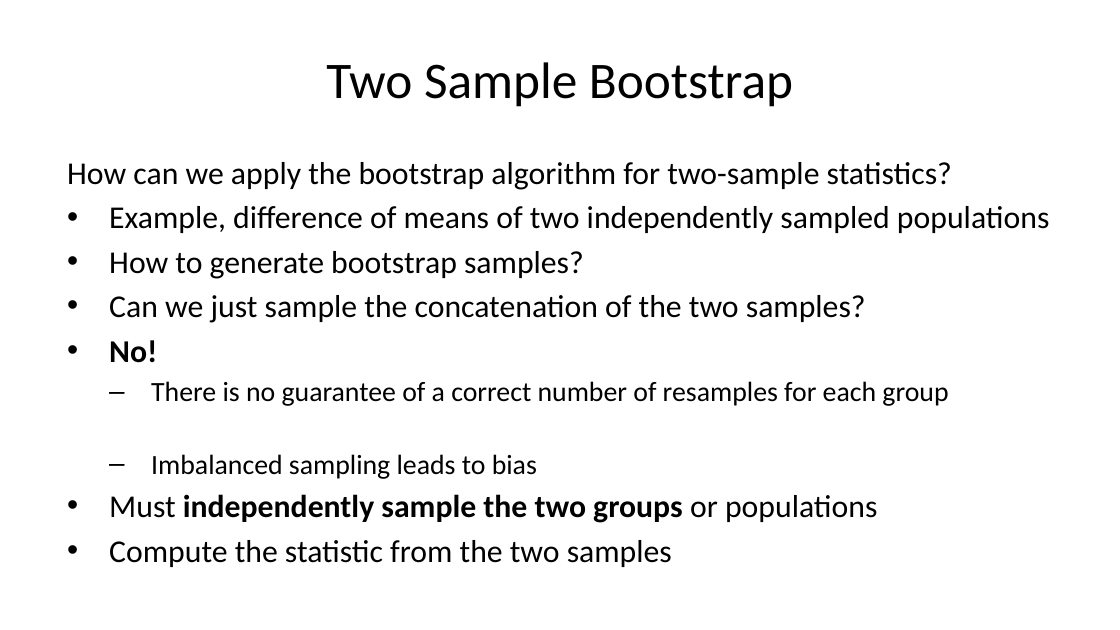
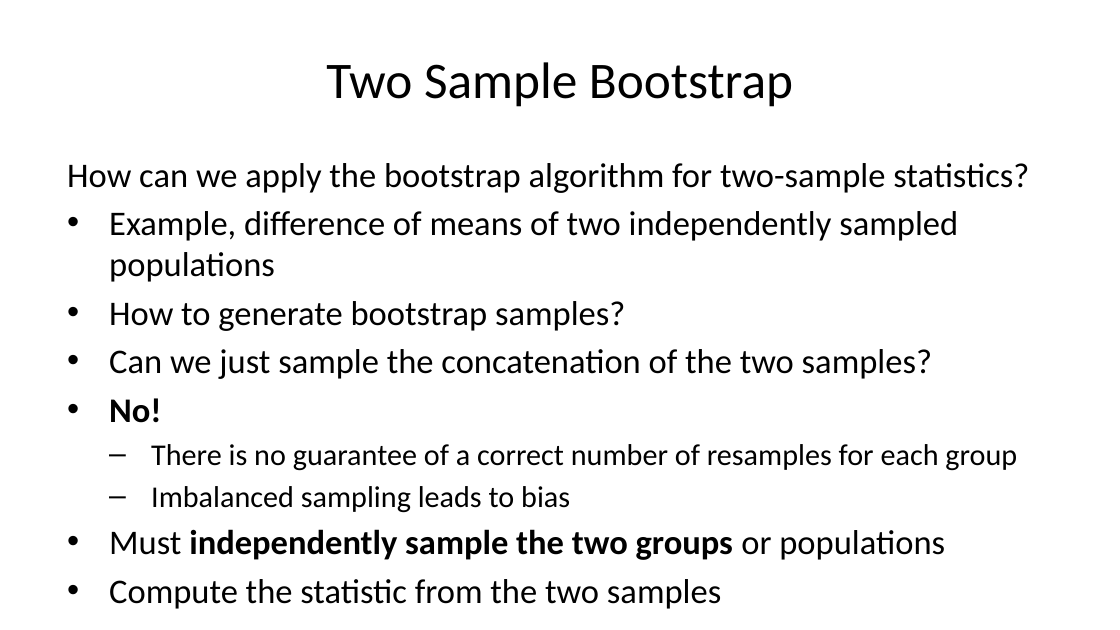
Before and after one commit to StephenElston/CSCI-E-83, a slide deck: slide 21 of LectureSlides/06b_IntroductionToBootstrap.pptx. Drawn at 1120x630 pixels with LibreOffice and Linux fonts; fonts in the diff are those of the drawing. Boxes give left, top, right and bottom in pixels: in the first picture for what was removed or moved away, otherwise in the second. Text is boxed around its words. In the diff, an @@ line names an element or a change of style, - is before the commit and + after.

```diff
--- a/LectureSlides/06b_IntroductionToBootstrap.pptx
+++ b/LectureSlides/06b_IntroductionToBootstrap.pptx
@@ text "How can we apply the ..." at <box>67,163,1029,609</box>: size 20.4 to 22.2 pt in "How can we apply the bootstrap algorithm ...", "Example, difference of means of two independently ...", "How to generate bootstrap samples?", "Can we just sample the concatenation of ..." and 3 more places; size 17.9 to 19.4 pt in "There is no guarantee of a correct ...", "Imbalanced sampling leads to bias" @@
```
Also in this commit, not shown: 13 other slides changed, 1 slide added, 1 slide removed, 1 other file.
